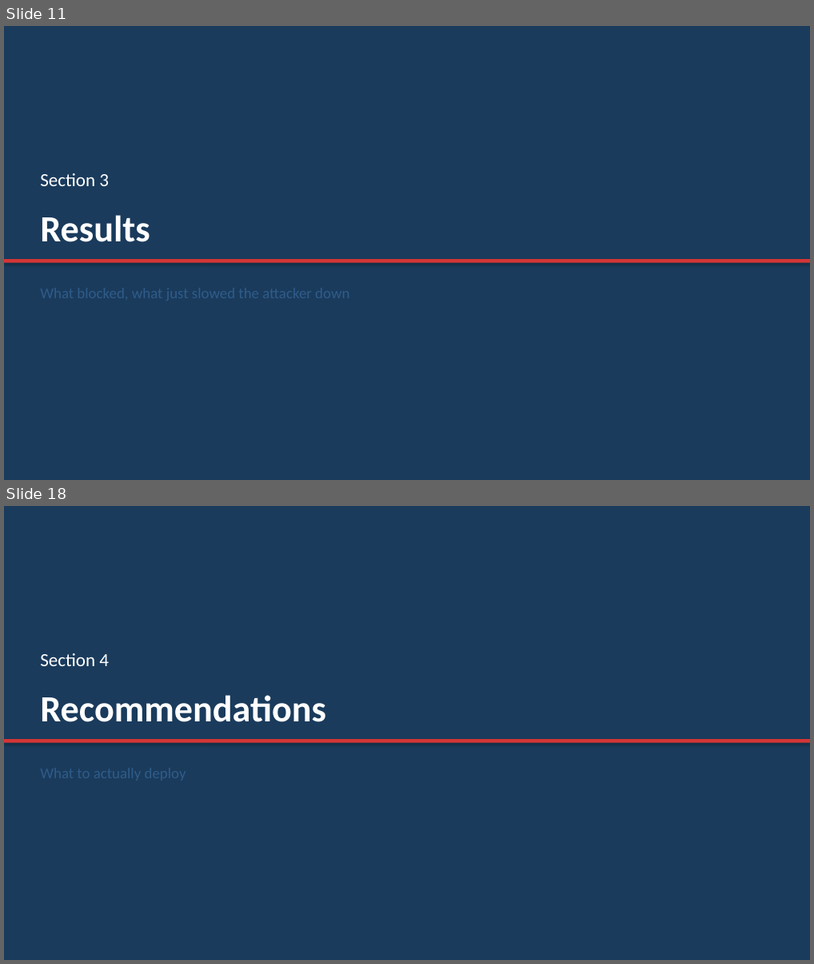
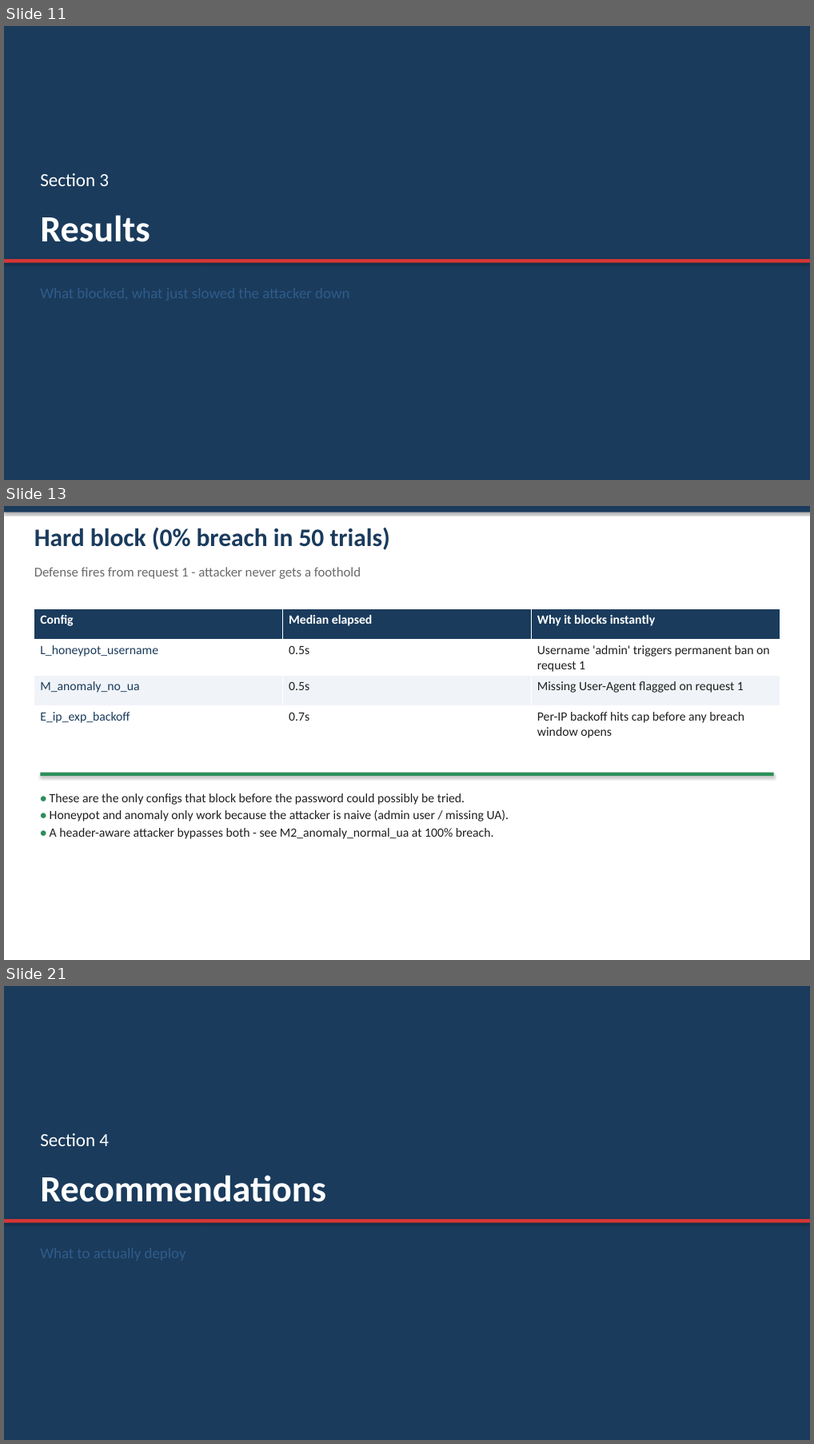
Before and after one commit to Spring-2026-Information-Security/Research-Project, a slide deck: Presentation.pptx. Shown one above the other, each under a label of ours: slides 11 and 18 before the commit, slides 11, 13 and 21 after it; the slides between them are not shown. The pictures are 814x964 and 814x1444 pixels, drawn with LibreOffice and Linux fonts; fonts in the diff are those of the drawing. Boxes give left, top, right and bottom in pixels: in the first picture for what was removed or moved away, otherwise in the second. Text is boxed around its words. In the diff, an @@ line names an element or a change of style, - is before the commit and + after.

```diff
--- a/Presentation.pptx
+++ b/Presentation.pptx
@@ slide 13 added at <box>4,506,810,960</box>, background #FFFFFF @@
@@ rectangle added at <box>4,506,810,512</box>, fill #1A3B5C @@
@@ text added at <box>34,528,390,550</box>, 30 pt, text #1A3B5C, bold @@
+Hard block (0% breach in 50 trials)
@@ text added at <box>34,567,361,579</box>, 16 pt, text #6A6A6A @@
+Defense fires from request 1 - attacker never gets a foothold
@@ table added at <box>34,609,780,741</box>, 4 rows, 3 columns @@
+Config | Median elapsed | Why it blocks instantly
+L_honeypot_username | 0.5s | Username 'admin' triggers permanent ban on request 1
+M_anomaly_no_ua | 0.5s | Missing User-Agent flagged on request 1
+E_ip_exp_backoff | 0.7s | Per-IP backoff hits cap before any breach window opens
@@ rectangle added at <box>40,772,774,776</box>, fill #2D8F5A @@
@@ text added at <box>50,793,510,839</box>, 15 pt, text #1F1F1F @@
+• These are the only configs that block before the password could possibly be tried.
+• Honeypot and anomaly only work because the attacker is naive (admin user / missing UA).
+• A header-aware attacker bypasses both - see M2_anomaly_normal_ua at 100% breach.
@@ what was slide 18 is now slide 21 @@
```
Also in this commit, not shown: 5 slides changed, 4 other slides added, 2 slides removed, 2 other files.
